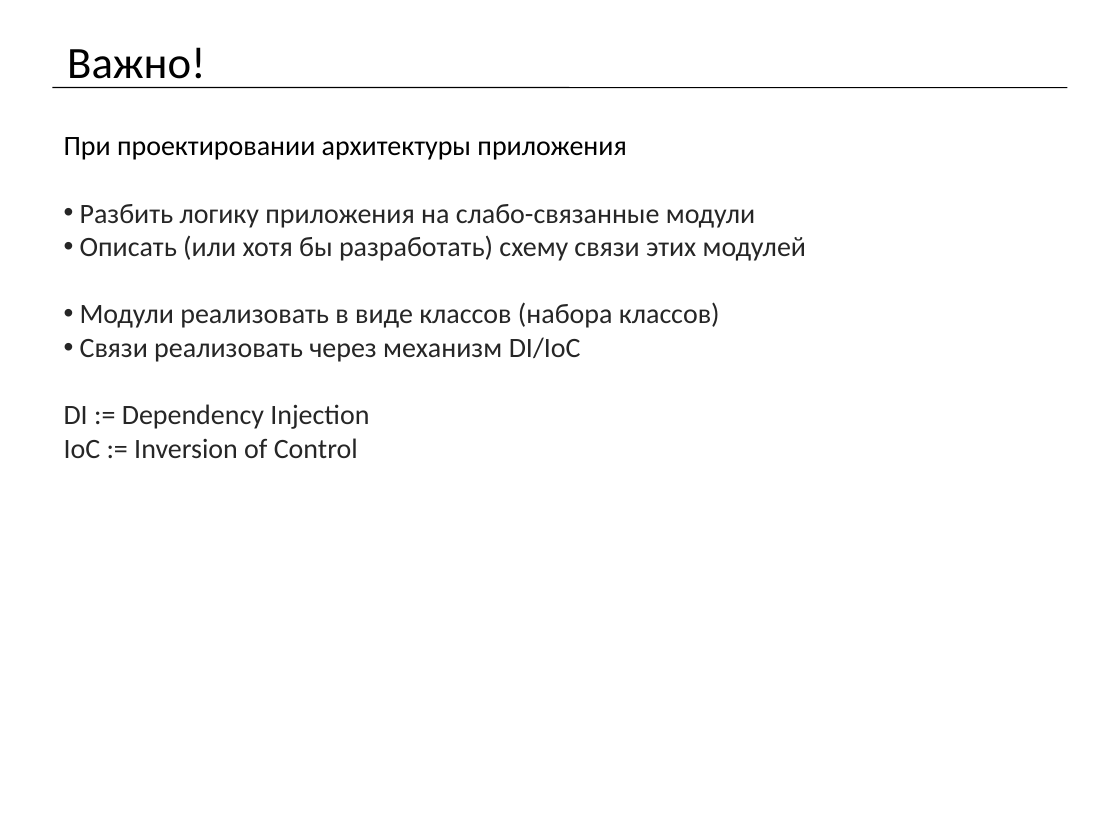
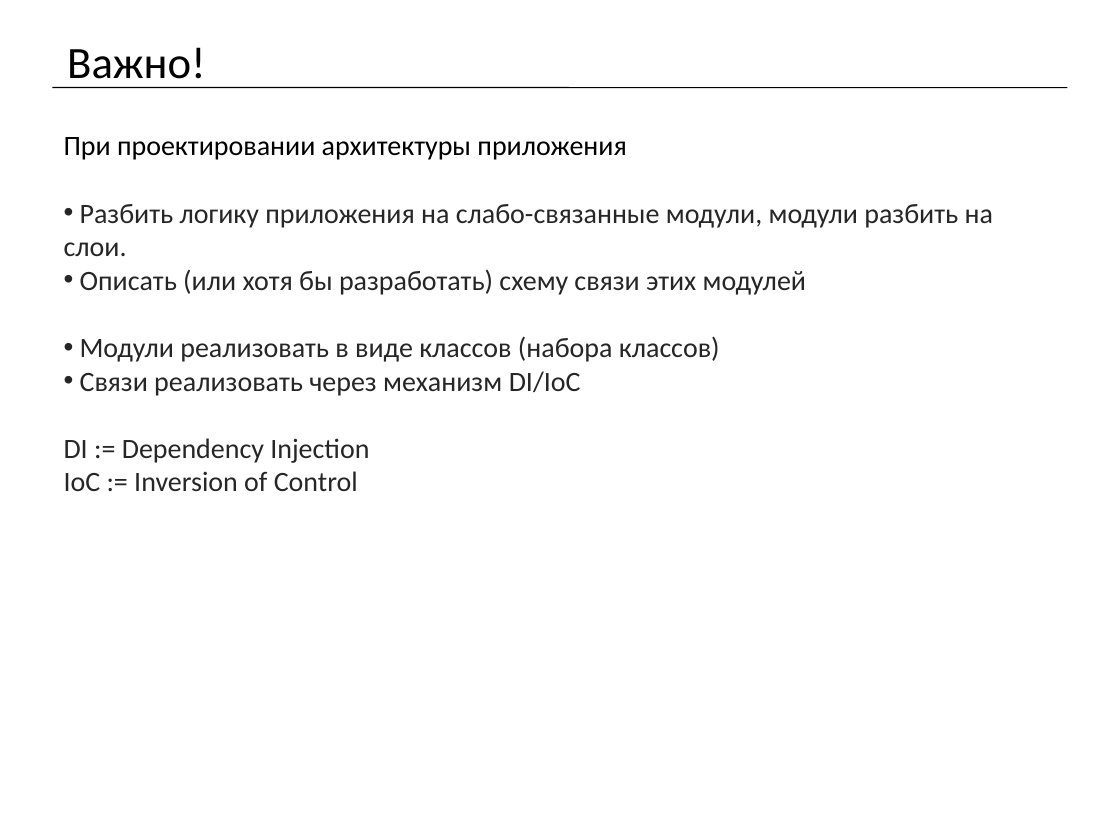
Before and after one commit to mrdekk/j2ee_course, a slide deck: slide 7 of lectures/j2ee. Lecture 1.pptx. Drawn at 1120x840 pixels with LibreOffice and Linux fonts; fonts in the diff are those of the drawing. Boxes give left, top, right and bottom in pixels: in the first picture for what was removed or moved away, otherwise in the second. Text is boxed around its words. In the diff, an @@ line names an element or a change of style, - is before the commit and + after.

```diff
--- a/lectures/j2ee. Lecture 1.pptx
+++ b/lectures/j2ee. Lecture 1.pptx
@@ text at (64,204,993,256): text changed @@
-• Разбить логику приложения на слабо-связанные модули
+• Разбить логику приложения на слабо-связанные модули, модули разбить на слои.
```
Also in this commit, not shown: 7 other slides changed, 2 slides added, 16 other files.
